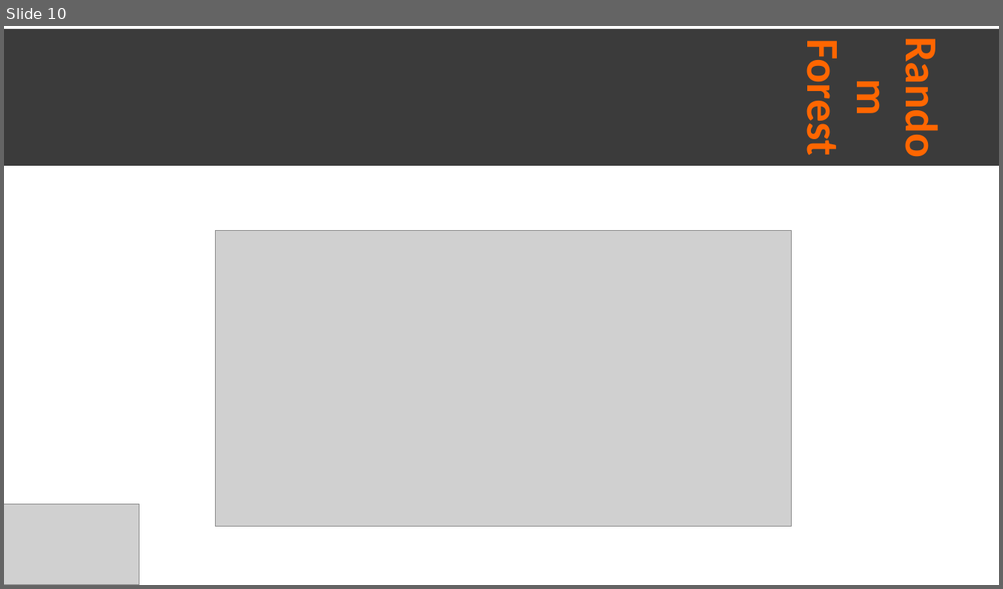
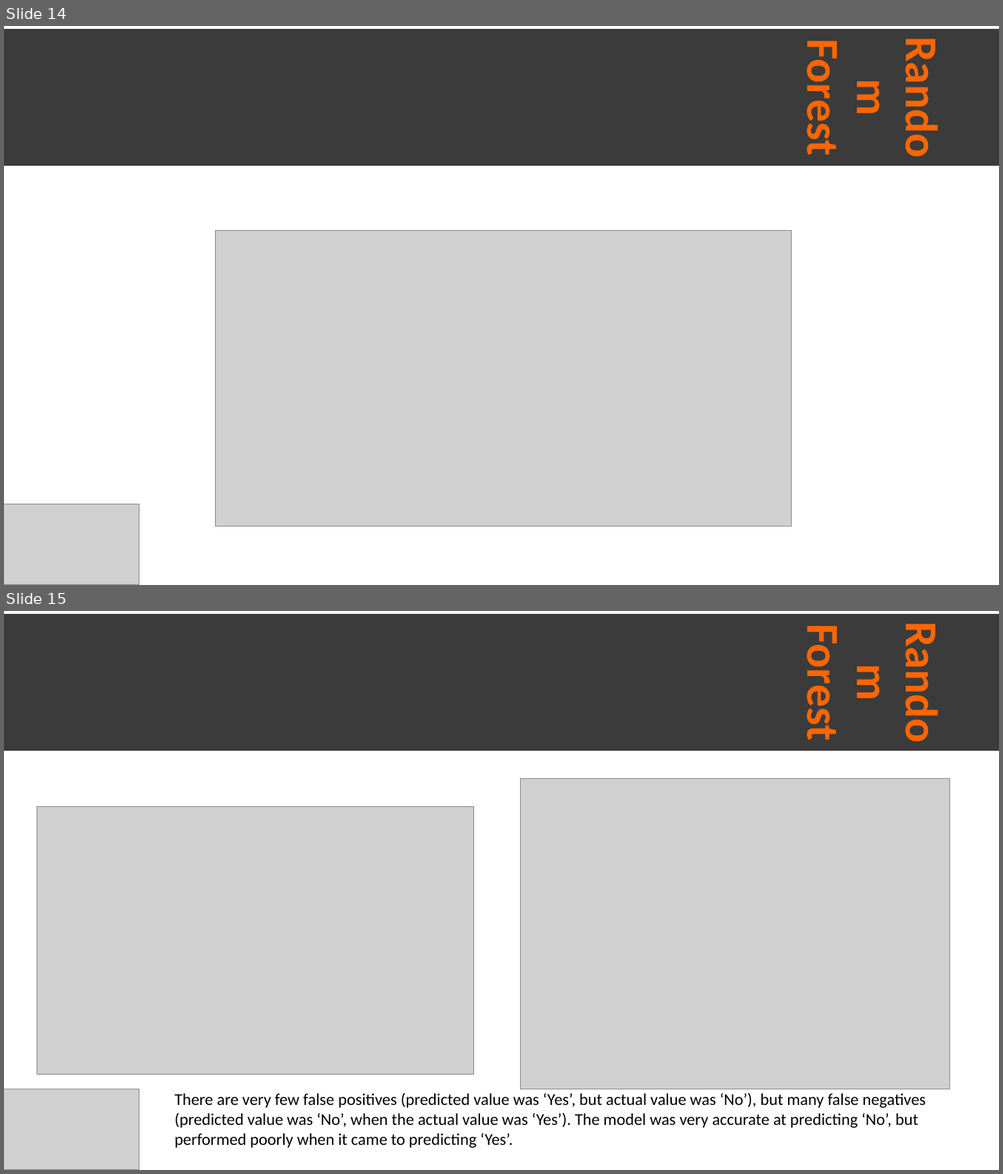
Before and after one commit to janecondon/Bank-Marketing-Campaign-Project, a slide deck: Bank Marketing Campaign.pptx. Shown one above the other, each under a label of ours: slide 10 before the commit, slides 14 and 15 after it. The pictures are 1003x589 and 1003x1174 pixels, drawn with LibreOffice and Linux fonts; fonts in the diff are those of the drawing; grey boxes stand for pictures. Boxes give left, top, right and bottom in pixels: in the first picture for what was removed or moved away, otherwise in the second. Text is boxed around its words. In the diff, an @@ line names an element or a change of style, - is before the commit and + after.

```diff
--- a/Bank Marketing Campaign.pptx
+++ b/Bank Marketing Campaign.pptx
@@ slide 15 added at (4,611,999,1170), background #FFFFFF @@
@@ title added at (4,614,999,752), fill #3B3B3B, 44 pt, text #FF6600, bold @@
+Random Forest
@@ picture added at (521,779,950,1090) @@
@@ picture added at (37,806,474,1074) @@
@@ picture added at (4,1089,139,1170) @@
@@ text added at (174,1093,926,1148), 16 pt, text #000000 @@
+There are very few false positives (predicted value was ‘Yes’, but actual value was ‘No’), but many false negatives (predicted value was ‘No’, when the actual value was ‘Yes’). The model was very accurate at predicting ‘No’, but performed poorly when it came to predicting ‘Yes’.
@@ what was slide 10 is now slide 14 @@
```
Also in this commit, not shown: 3 slides changed, 5 other slides added, 4 slides removed, 1 other file.
